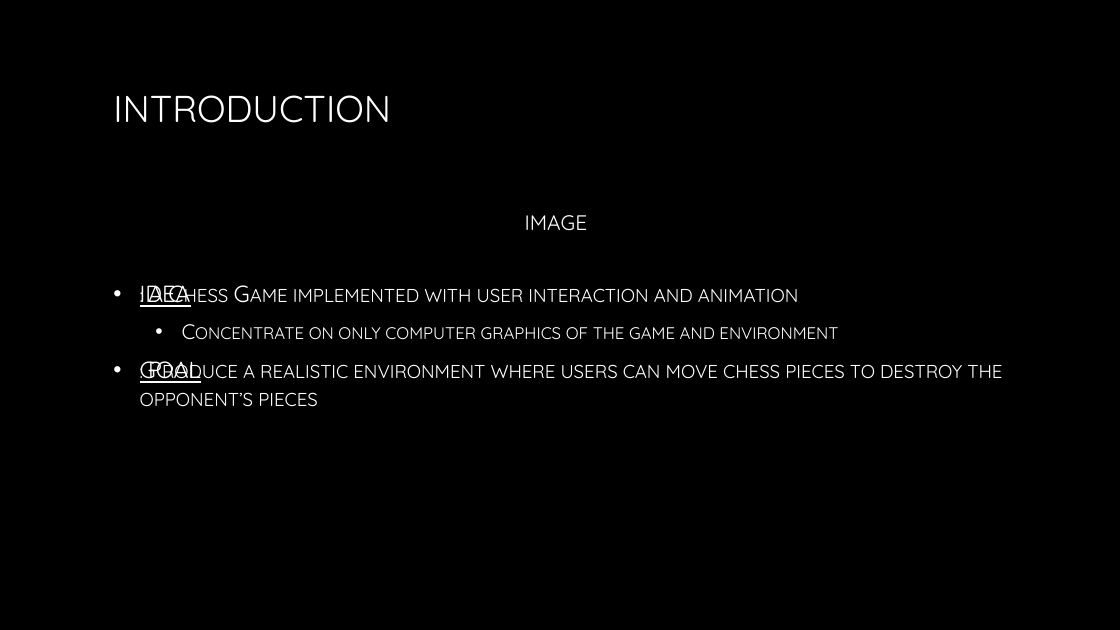
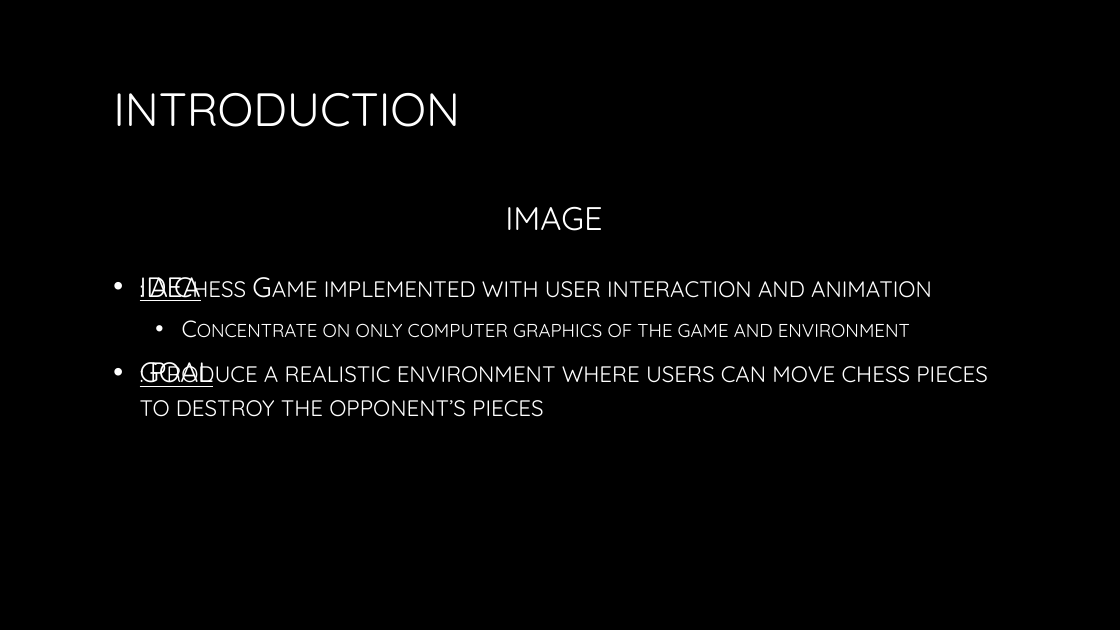
Before and after one commit to greenwind89/yo_557_2015_mt, a slide deck: slide 2 of FinalProject/docs/presentation.pptx. Drawn at 1120x630 pixels with LibreOffice and Linux fonts; fonts in the diff are those of the drawing; background and template pictures are left out. Boxes give left, top, right and bottom in pixels: in the first picture for what was removed or moved away, otherwise in the second. Text is boxed around its words. In the diff, an @@ line names an element or a change of style, - is before the commit and + after.

```diff
--- a/FinalProject/docs/presentation.pptx
+++ b/FinalProject/docs/presentation.pptx
@@ title "INTRODUCTION" at (x1=113, y1=93, x2=460, y2=127): size 32 to 40 pt @@
@@ text "IDEA: A Chess Game implemented ..." at (x1=140, y1=277, x2=988, y2=417): size 20 to 24 pt in "IDEA: A Chess Game implemented with user ...", "GOAL: Produce a realistic environment where users ..."; size 18 to 20 pt in "Concentrate on only computer graphics of the ..." @@
@@ text "IMAGE" moved from (x1=525, y1=215, x2=588, y2=231) to (x1=505, y1=206, x2=602, y2=231) @@
@@ text "IMAGE" at (x1=505, y1=206, x2=602, y2=231): size 18 to 28 pt @@
```
Also in this commit, not shown: 4 other slides changed, 3 slides added, 3 slides removed.
